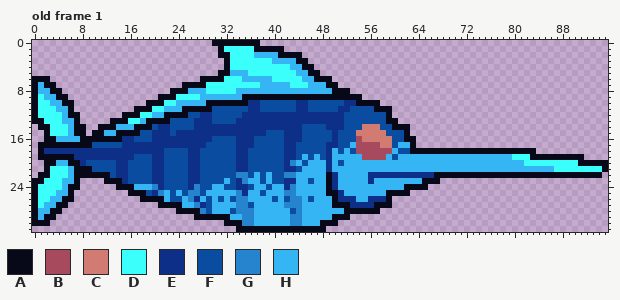
One commit to this pixel-art file: Asperite FIles/temp_marlin.aseprite. The picture above is the old version.
96x32 pixels, 1 frame. Shown: old frame 1. The commit also changed other frames, which this record leaves out.
Visible layers, top first: "HEAD", "Layer 2", "TAIL".
Palette (. is transparent): A #070918  B #a84a5e  C #d17b73  D #3afffb  E #0d2f87  F #0a4ca0  G #2684ce  H #36b5f5
Pixels before, old frame 1 (only the part around the change), first column x 58:
 2 ......................................
 3 ......................................
 4 ......................................
 5 ......................................
 6 ......................................
 7 ......................................
 8 ......................................
 9 ......................................
10 ......................................
11 AA....................................
12 FA....................................
13 FAA...................................
14 FFAAA.................................
15 CFFFA.................................
16 CCFFAA................................
17 CCFHHA................................
18 BBHFFAAAAAAAAAAAAAAAAAAAAA............
19 BHFHHHHHHHHHHHHHHHHHHHDDDAAAAAAAAA....
20 HHHHHHHHHHHHHHHHHHHHHHHHDDDDDDDDDAAAAA
21 HHHHHHHHHHHHHHHHHHHHHHHHHHHHHDDDDDDDDA
22 EEEEEEEEEAAAAAAAAAAAAAAAAAAAAAAAAAAAA.
23 HHHHHHHAAA............................
24 HHHHAAAA..............................
25 HAAAA.................................
26 EA....................................
27 AA....................................
28 ......................................
29 ......................................
30 ......................................
31 ......................................
After the commit:
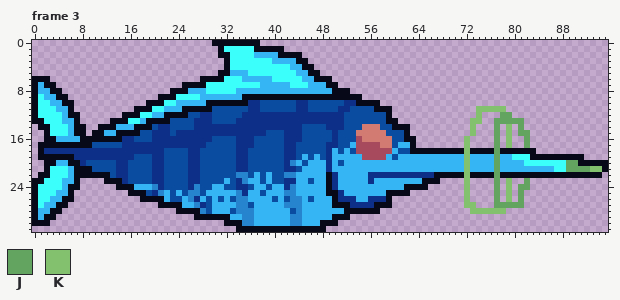
Colours new in this view: J #63a460  K #83c16f
A new or re-ordered frame is compared with the old frame closest to it.
The edit:
frames 1 -> 7
Frame 3 is new; against old frame 1, layer "HEAD":
y 11: x 74..78 ..... -> KKKKK
y 12: x 74 . -> K; x 78..79 .. -> JJ
y 13: x 73..74 .. -> KK; x 77..81 ..... -> JJJJJ
y 14: x 73 . -> K; x 77 . -> J; x 79 . -> K; x 81 . -> J
y 15: x 73 . -> K; x 77 . -> J; x 79 . -> K; x 81..82 .. -> JJ
y 16..17: x 72 . -> K; x 77 . -> J; x 79 . -> K; x 82 . -> J
y 18: x 72 A -> K; x 77 A -> J
y 19: x 72 H -> K; x 77 H -> J
y 20: x 72 H -> K; x 77 H -> J; x 89..90 DD -> JJ
y 21: x 72 H -> K; x 77 H -> J; x 89..94 DDDDDD -> JJJJKK
y 22: x 72 A -> K; x 77 A -> J
y 23: x 72 . -> K; x 77 . -> J; x 79 . -> K; x 82 . -> J
y 24: x 72 . -> K; x 77 . -> J; x 79 . -> K; x 81..82 .. -> JJ
y 25..26: x 72 . -> K; x 77 . -> J; x 79 . -> K; x 81 . -> J
y 27: x 72..73 .. -> KK; x 77..81 ..... -> JJJJJ
y 28: x 73..78 ...... -> KKKKKK
Where, in picture pixels (left, top, right, bottom), the same in both pictures:
changed: (464, 106, 530, 214)
changed: (566, 160, 602, 172)
